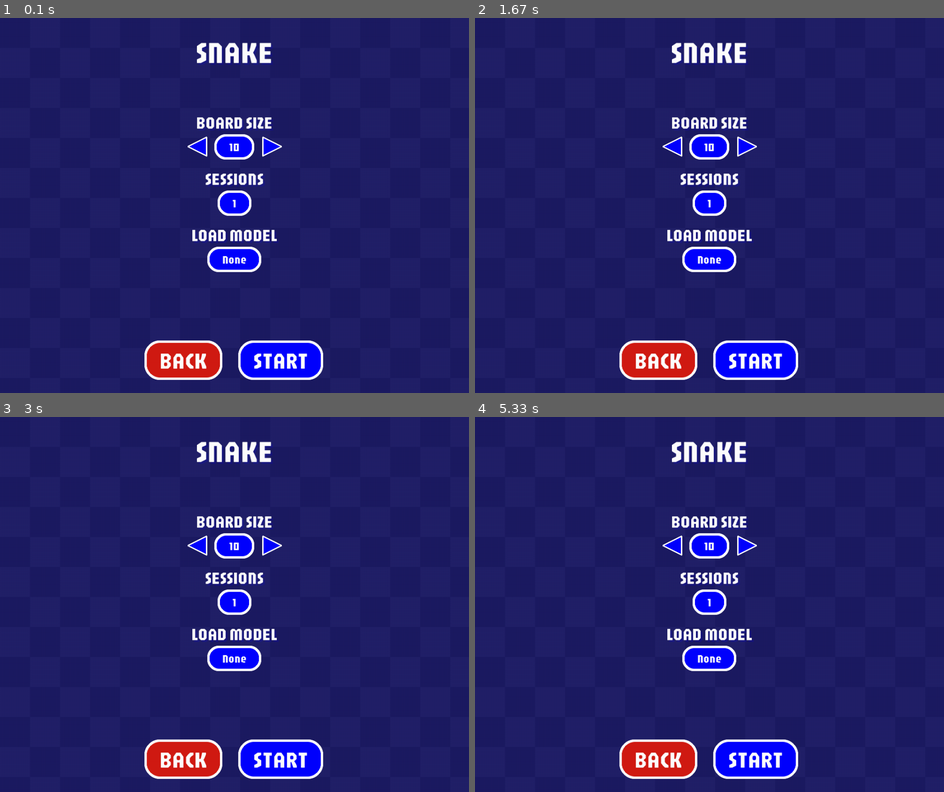
Above: before the commit, frames 1-4 (two rows, left to right).
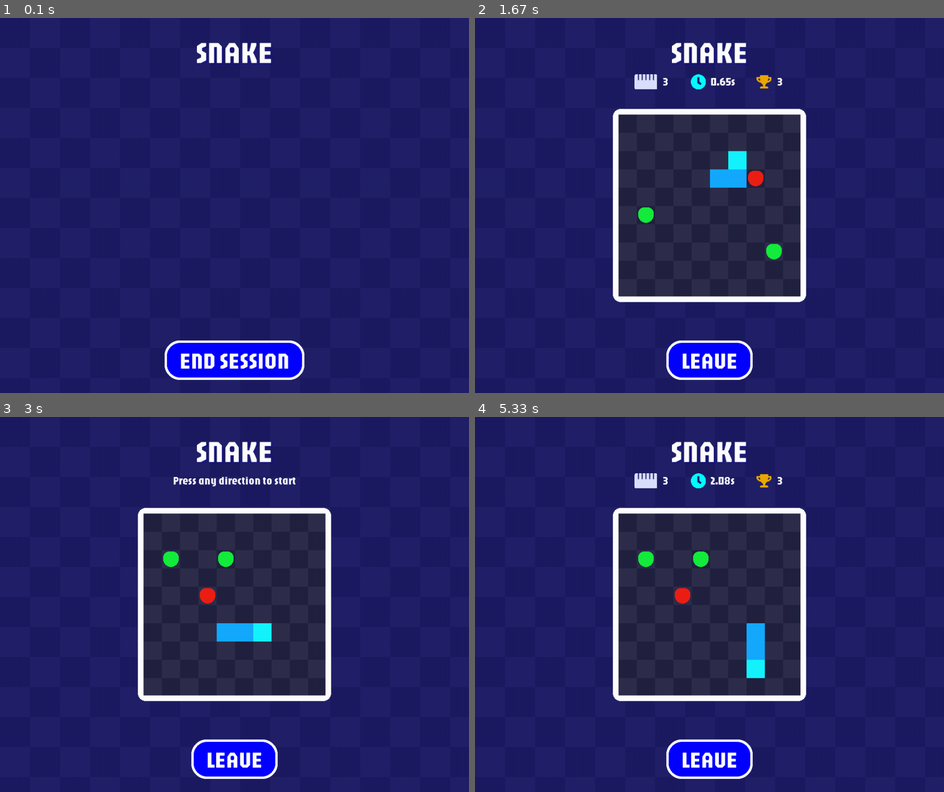
Above: after the commit, the same moments.

Repository: DevJ2K/snakeAI
Game: pygame game, started from srcs/Window.py
Same seed, same stepped clock (60 frames per second), same inputs: the game is played once before the commit and once after it.
Inputs (mouse positions are in pixels of both pictures, inside the frame that each line leads up to):
- Up to frame 1 (0.1 s): no input
- Up to frame 2 (1.67 s): click (709, 359) at 0.38 s, where only the run after the commit has a clickable "END SESSION"; click (709, 153) at 0.72 s, where only the run after the commit has a clickable "PLAY"; hold Right 1-1.47 s; hold Up from 1.5 s (still down)
- Up to frame 3 (3 s): release Up at 1.8 s; hold Right 1.83-2.3 s; tap Enter at 2.33 s
- Up to frame 4 (5.33 s): hold Down 3.23-3.53 s; hold Left 3.57-3.97 s; hold Up 4-4.37 s; hold Right 4.4-5.03 s; hold Down from 5.07 s (still down)

The runs differ from the first frame. In frame 1, 6.1% of the frame differs, in the area x 30-69%, y 26-97%; in frame 2, 22%; in frame 3, 21%; in frame 4, 22%, in the area x 29-71%, y 15-97%.

Commit message:
💭 : Add training visualization route...

Diff:
--- a/srcs/Window.py
+++ b/srcs/Window.py
@@ -56,7 +56,7 @@
         self.last_tick = 0
         self.theme = theme.get()
 
-        self.menu = "COMPUTOR_TRAINING_SETTINGS"
+        self.menu = "TRAINING_VISUALIZATION"
 
         self.snake = Snake(size=10, snake_length=3)
         self.training = Training(board_size=10, sessions_number=1, model=None, learn=False)
@@ -89,6 +89,8 @@
             win_screen.MENU_computor_visualization(self)
         elif self.menu == "COMPUTOR_TRAINING_SETTINGS":
             win_screen.MENU_computor_training(self)
+        elif self.menu == "TRAINING_VISUALIZATION":
+            win_screen.RUN_training_visualization(self)
         else:
             print(f"No menu select. '{self.menu}'")
             pass
@@ -99,6 +101,9 @@
         self.switch_menu("GAME_INTERFACE")
         self.snake = Snake()
         self.snake.max_snake_length = self.max_len
+
+    def run_training(self):
+        self.switch_menu("TRAINING_VISUALIZATION")
 
     def handle_gameloop(self):
         tick = (self.tick * self.speed) % self.FPS
--- a/srcs/window/window_menu.py
+++ b/srcs/window/window_menu.py
@@ -261,8 +261,8 @@
         y=window.SCREEN_HEIGHT - 100,
         bg_default=window.theme['btn'],
         bg_hover=window.theme['btn-hover'],
-        func=window.switch_menu,
-        func_params="COMPUTOR_MENU"
+        func=window.run_training,
+        func_params=None
     )
 
     add_button(
@@ -275,3 +275,17 @@
         func=window.switch_menu,
         func_params="COMPUTOR_MENU"
     )
+
+
+###################################
+# COMPUTOR VISUALIZATION ##########
+###################################
+def RUN_training_visualization(window: Window):
+    add_button(
+            window=window,
+            text="END SESSION",
+            y=window.SCREEN_HEIGHT - 100,
+            bg_default=window.theme['btn'],
+            bg_hover=window.theme['btn-hover'],
+            func=window.leave_game
+        )
